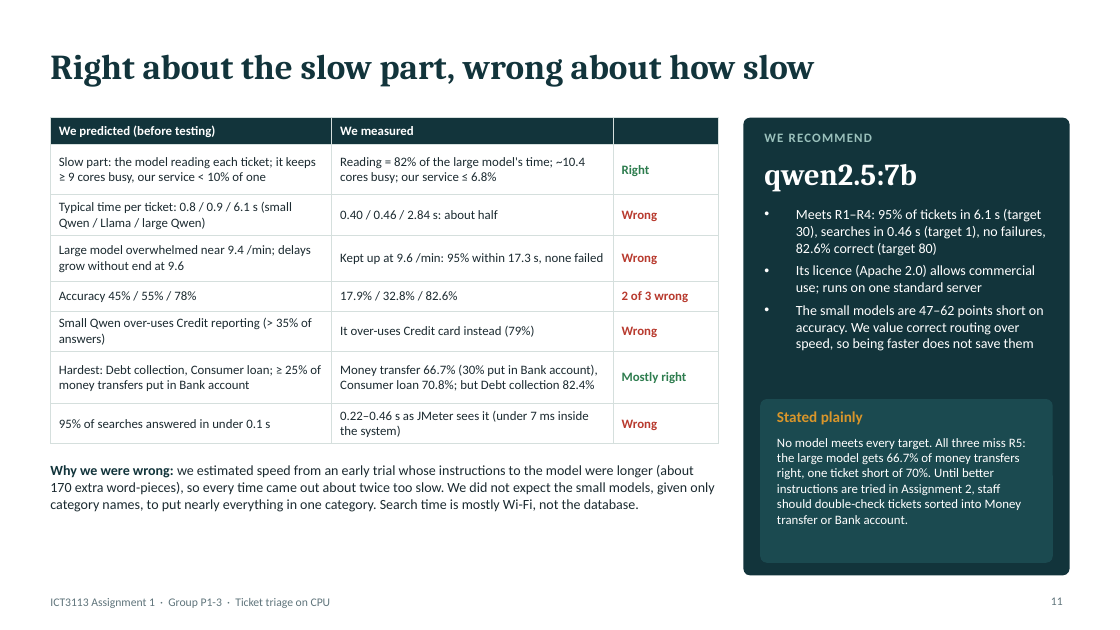
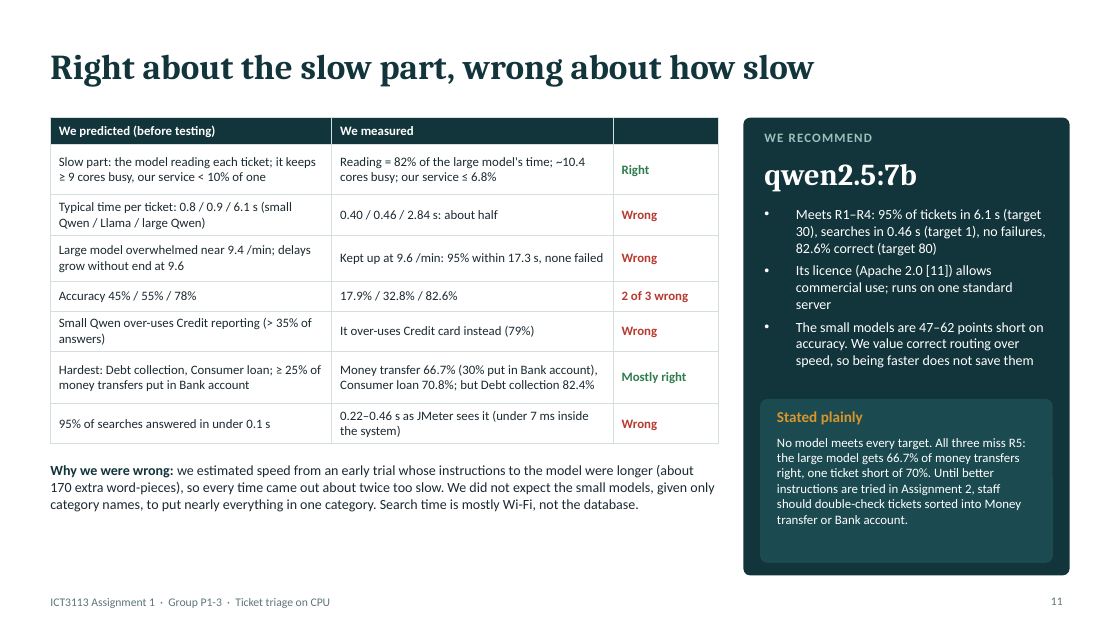
Before and after one commit to asdafsafas/ICT3113_A1_P1-3, a slide deck: slide 11 of slides/Group03.pptx. Drawn at 1120x630 pixels with LibreOffice and Linux fonts; fonts in the diff are those of the drawing. Boxes give left, top, right and bottom in pixels: in the first picture for what was removed or moved away, otherwise in the second. Text is boxed around its words. In the diff, an @@ line names an element or a change of style, - is before the commit and + after.

```diff
--- a/slides/Group03.pptx
+++ b/slides/Group03.pptx
@@ text at <box>796,265,1013,309</box>: text changed @@
-• Its licence (Apache 2.0) allows commercial use; runs on one standard server
+• Its licence (Apache 2.0 [11]) allows commercial use; runs on one standard server
```
Also in this commit, not shown: 5 other slides changed, 2 other files.
